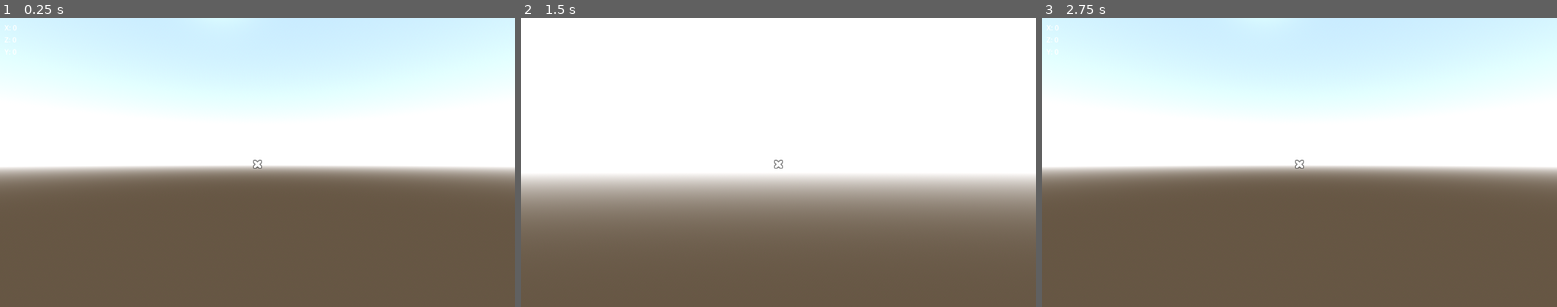
Above: before the commit, frames 1-3 (left to right).
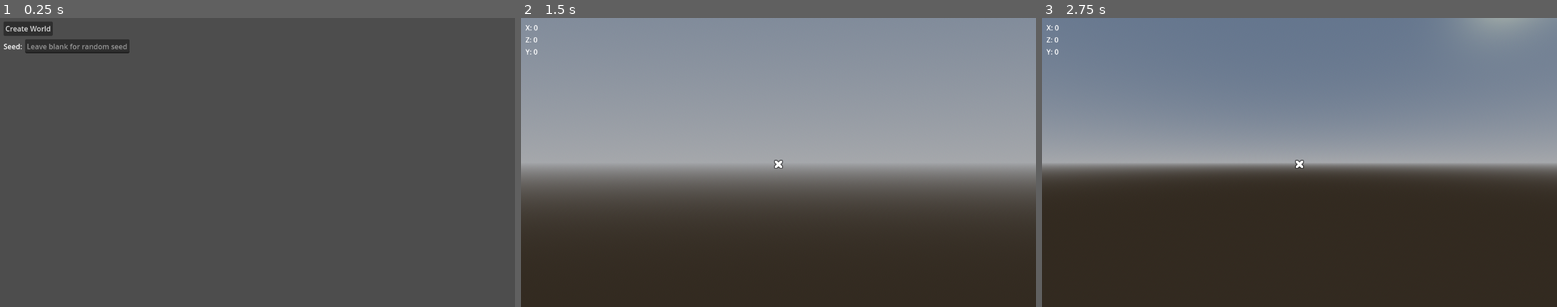
Above: after the commit, the same moments.

Repository: Nathan3-14/noise
Game: Godot game, scene res://world.tscn
Two runs of this game, one before a commit and one after it. Both use one fixed random seed, a clock stepped at 60 frames per second and the inputs below.
Inputs (mouse positions are in pixels of both pictures, inside the frame that each line leads up to):
- Up to frame 1 (0.25 s): no input
- Up to frame 2 (1.5 s): click (546, 29) at 0.5 s, where only the run after the commit has a clickable "Create World"; tap Enter (ui_accept) at 1.25 s; move the mouse to (891, 148) at 1.27 s; hold D (right) from 1.28 s (still down); hold Right mouse button (ads) from 1.28 s (still down)
- Up to frame 3 (2.75 s): tap Space (jump) at 1.52, 2.27 s; tap Enter (ui_accept) at 2 s; move the mouse to (1196, 176) at 2.02 s; release D (right) at 2.03 s; release Right mouse button (ads) at 2.03 s; hold S (down) from 2.03 s (still down); click (1196, 176) at 2.1 s

The runs differ from the first frame. In frame 1, 89% of the frame differs, in the area x 0-100%, y 0-100%; in frame 2, 100%; in frame 3, 100%.

Commit message:
Added world creation screen Added seed selector

Diff:
--- /dev/null
+++ b/game_start.tscn
@@ -0,0 +1,36 @@
+[gd_scene load_steps=2 format=3 uid="uid://fnjd1xb3ayqo"]
+
+[sub_resource type="GDScript" id="GDScript_0jkgx"]
+script/source = "extends Control
+
+
+@export var world = Node3D
+# Called when the node enters the scene tree for the first time.
+func _ready():
+	pass # Replace with function body.
+
+
+# Called every frame. 'delta' is the elapsed time since the previous frame.
+func _process(delta):
+	pass
+
+
+func _on_button_pressed():
+	pass
+"
+
+[node name="GameStart" type="Control"]
+layout_mode = 3
+anchors_preset = 15
+anchor_right = 1.0
+anchor_bottom = 1.0
+grow_horizontal = 2
+grow_vertical = 2
+script = SubResource("GDScript_0jkgx")
+
+[node name="Button" type="Button" parent="."]
+layout_mode = 0
+offset_right = 8.0
+offset_bottom = 8.0
+text = "Start Game
+"
--- a/player.gd
+++ b/player.gd
@@ -5,6 +5,7 @@
 const JUMP_VELOCITY = 4.5
 
 var cap_mouse = false
+var starting = true
 
 # Get the gravity from the project settings to be synced with RigidBody nodes.
 var gravity = ProjectSettings.get_setting("physics/3d/default_gravity")
--- a/player.tscn
+++ b/player.tscn
@@ -26,7 +26,7 @@
 fov = 70.0
 
 [node name="RayCast3D" type="RayCast3D" parent="Camera3D"]
-target_position = Vector3(0, 0, -3)
+target_position = Vector3(0, 0, -4)
 
 [node name="MeshInstance3D" type="MeshInstance3D" parent="."]
 mesh = SubResource("CapsuleMesh_km5pv")
--- a/world.gd
+++ b/world.gd
@@ -13,11 +13,10 @@
 var dirt  = preload("res://dirt_block.tscn")
 var grass = preload("res://grass_block.tscn")
 
+var player = preload("res://player.tscn")
+
 # Create an empty 3D array to represent your world
 var world_array = []
-
-func _ready():
-	generate_world()
 
 
 # Initialize the world_array with default values (e.g., 0 for empty tiles)
@@ -46,7 +45,7 @@
 
 	load_world()
 
-	get_node("Player").position.y = surface_height + 5
+
 
 # Access and modify elements in the 3D world array
 func set_tile(x, y, z, value):
@@ -85,3 +84,19 @@
 		noise_list.append(row)
 
 	return noise_list
+
+
+func _on_timer_timeout():
+	pass
+	#add_child(player.instantiate())
+	#get_node("Player").position.y = surface_height + 5
+	#$CanvasLayer.visible = false
+
+
+func _on_button_pressed():
+	add_child(player.instantiate())
+	get_node("Player").position.y = surface_height + 5
+	$CanvasLayer.visible = false
+	var text = $CanvasLayer/WorldCreator/Seed.text
+	if text != "": generate_world(int($CanvasLayer/WorldCreator/Seed.text))
+	else: generate_world()
--- a/world.tscn
+++ b/world.tscn
@@ -1,29 +1,65 @@
-[gd_scene load_steps=6 format=3 uid="uid://dvgi8oeagi45u"]
+[gd_scene load_steps=5 format=3 uid="uid://dvgi8oeagi45u"]
 
 [ext_resource type="Script" path="res://world.gd" id="1_cx8u5"]
-[ext_resource type="PackedScene" uid="uid://6th8c1nh2ubt" path="res://player.tscn" id="2_8ltf2"]
 
-[sub_resource type="ProceduralSkyMaterial" id="ProceduralSkyMaterial_1g2l4"]
+[sub_resource type="ProceduralSkyMaterial" id="ProceduralSkyMaterial_4e7fe"]
 
-[sub_resource type="Sky" id="Sky_3wrky"]
-sky_material = SubResource("ProceduralSkyMaterial_1g2l4")
+[sub_resource type="Sky" id="Sky_ents1"]
+sky_material = SubResource("ProceduralSkyMaterial_4e7fe")
 
-[sub_resource type="Environment" id="Environment_mhb0h"]
+[sub_resource type="Environment" id="Environment_b65on"]
 background_mode = 2
-background_energy_multiplier = 2.0
-sky = SubResource("Sky_3wrky")
+sky = SubResource("Sky_ents1")
 
 [node name="World" type="Node3D"]
 script = ExtResource("1_cx8u5")
 
 [node name="DirectionalLight3D" type="DirectionalLight3D" parent="."]
-transform = Transform3D(-0.981627, 0.135627, -0.134214, 0, 0.703395, 0.710799, 0.190809, 0.69774, -0.690471, 0, 0, 0)
+transform = Transform3D(-0.685818, -0.372651, 0.625128, 0, 0.85896, 0.512043, -0.727773, 0.351168, -0.58909, 0, 0, 0)
 light_color = Color(1, 1, 0.815686, 1)
 shadow_enabled = true
 
-[node name="Player" parent="." instance=ExtResource("2_8ltf2")]
+[node name="Blocks" type="Node3D" parent="."]
+
+[node name="Timer" type="Timer" parent="."]
+wait_time = 5.0
+one_shot = true
+autostart = true
+
+[node name="CanvasLayer" type="CanvasLayer" parent="."]
+
+[node name="WorldCreator" type="Control" parent="CanvasLayer"]
+layout_mode = 3
+anchors_preset = 0
+offset_right = 40.0
+offset_bottom = 40.0
+
+[node name="Button" type="Button" parent="CanvasLayer/WorldCreator"]
+layout_mode = 0
+offset_left = 8.0
+offset_top = 8.0
+offset_right = 118.0
+offset_bottom = 40.0
+text = "Create World"
+
+[node name="Seed" type="LineEdit" parent="CanvasLayer/WorldCreator"]
+layout_mode = 0
+offset_left = 56.0
+offset_top = 48.0
+offset_right = 290.0
+offset_bottom = 79.0
+placeholder_text = "Leave blank for random seed"
+
+[node name="Label" type="Label" parent="CanvasLayer/WorldCreator"]
+layout_mode = 0
+offset_left = 8.0
+offset_top = 52.0
+offset_right = 56.0
+offset_bottom = 80.0
+text = "Seed:"
 
 [node name="WorldEnvironment" type="WorldEnvironment" parent="."]
-environment = SubResource("Environment_mhb0h")
+environment = SubResource("Environment_b65on")
 
-[node name="Blocks" type="Node3D" parent="."]
+[connection signal="timeout" from="Timer" to="." method="_on_timer_timeout"]
+[connection signal="pressed" from="CanvasLayer/WorldCreator/Button" to="." method="_on_button_pressed"]
